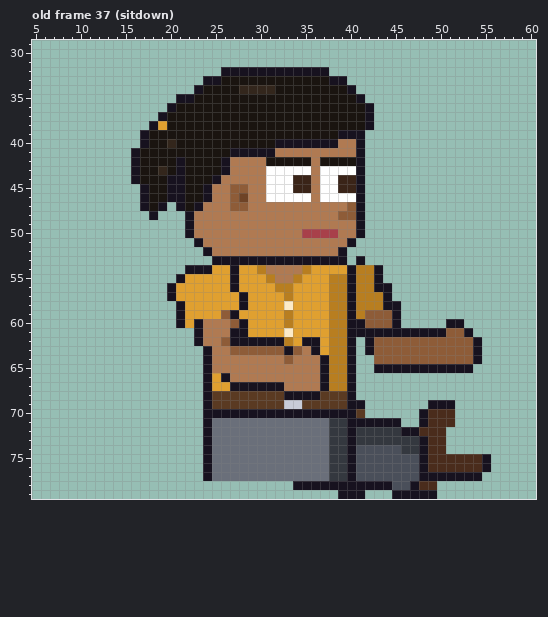
Pixel-art file, stored at sprites/clients/client_foreman_a_right_anim.aseprite. Above: the version before the commit.
64x80 pixels, 85 frames. Colours within 5 levels of each other are drawn and written as one. Shown: old frame 37 (sitdown): x 5..60, y 29..79. The commit also changed other frames, which this record leaves out.
The result:
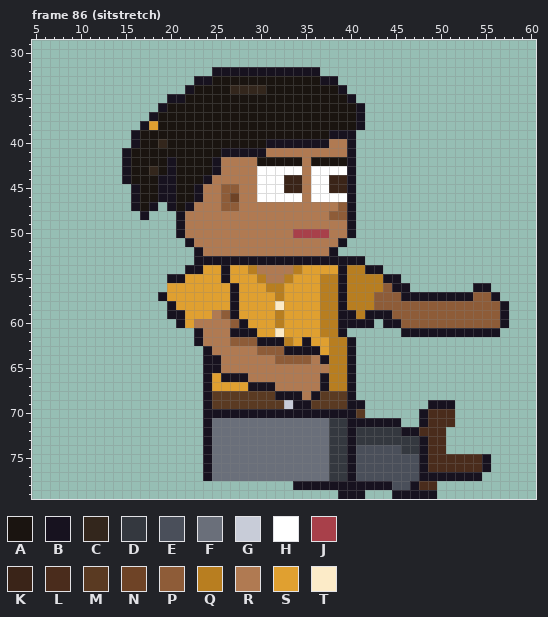
Palette (. is transparent): A #1a1410  B #17121f  C #33261c  D #34383f  E #4a4f5a  F #6a6f7a  G #c8ccd8  H #ffffff  J #a8404a  K #3a2418  L #4a2c1c  M #5a3a22  N #6e4326  P #8e5c38  Q #b87e20  R #b07a52  S #e0a030  T #fcebc8
A new or re-ordered frame is compared with the old frame closest to it.
Change:
frames 85 -> 123
--- frame 86 (sitstretch) is new; against old frame 37 (sitdown)
@@ x 5..60 @@
 31 ........................................................
-32 .....................BBBBBBBBBBBB.......................
-33 ...................BBAAAAAAAAAAAABB.....................
-34 ..................BAAAACCCCAAAAAAAAB....................
-35 ................BBAAAAAAAAAAAAAAAAAAB...................
-36 ...............BAAAAAAAAAAAAAAAAAAAAAB..................
-37 ..............BAAAAAAAAAAAAAAAAAAAAAAB..................
-38 .............BSAAAAAAAAAAAAAAAAAAAAAAB..................
-39 ............BAAAAAAAAAAAAAAAAAAAAABBB...................
-40 ............BAACAAAAAAAAAAABBBBBBBRRB...................
-41 ...........BAAAAAAAAAABBBBBRRRRRRRRRB...................
-42 ...........BAAAABAAAABRRRRAAAAARAAAAB...................
-43 ...........BAACABAAAABRRRRHHHHHRHHHHB...................
-44 ...........BAAABBAAABRRRRRHHHKKRHHKKB...................
-45 ............BAABBAABRRPPRRHHHKKRHHKKB...................
-46 ............BAABBAABRRPNRRHHHHHRHHHHB...................
-47 ............BAB.BABRRRPPRRRRRRRRRRRPB...................
-48 .............B...BRRRRRRRRRRRRRRRRPPB...................
-49 .................BRRRRRRRRRRRRRRRRRRB...................
-50 .................BRRRRRRRRRRRRJJJJRRB...................
-51 ..................BRRRRRRRRRRRRRRRRB....................
-52 ...................BRRRRRRRRRRRRRRB.....................
-53 ....................BBBBBBBBBBBBBBB.B...................
-54 .................BBBSSBSSQRRRRQSSSSBQQB.................
-55 ................BSSSSSBSSSQRRQSSSQQBQQB.................
-56 ...............BSSSSSSBSSSSQQSSSSQQBQQBB................
-57 ...............BSSSSSSSBSSSSQSSSSQQBQQQB................
-58 ................BSSSSSSBSSSSTSSSSQQBQQQBB...............
-59 ................BSSSSPBSSSSSQSSSSQQBQPPPB...............
-60 ................BSBRRRPBSSSSQSSSSQQBBPPPB.....BB........
-61 ..................BRRRBBSSSSTSSSSQQBBBBBBBBBBBPPB.......
-62 ..................BRRPBBBBBBQSBBSQQB.BPPPPPPPPPPPB......
-63 ...................BRRPPPPPPBPRBSQQB.BPPPPPPPPPPPB......
-64 ...................BRRRRRRRRPRRRBQQB..PPPPPPPPPPPB......
-65 ...................BRRRRRRRRRRRRBQQB..BBBBBBBBBBB.......
-66 ...................BSBRRRRRRRRRRBQQB....................
-67 ...................BSSBBBBBBRRRRBQQB....................
-68 ...................BMMMMMMMMBBBBMMMB....................
-69 ...................BMMMMMMMMGGMMMMMBB.......BBB.........
+32 ....................BBBBBBBBBBBB........................
+33 ..................BBAAAAAAAAAAAABB......................
+34 .................BAAAACCCCAAAAAAAAB.....................
+35 ...............BBAAAAAAAAAAAAAAAAAAB....................
+36 ..............BAAAAAAAAAAAAAAAAAAAAAB...................
+37 .............BAAAAAAAAAAAAAAAAAAAAAAB...................
+38 ............BSAAAAAAAAAAAAAAAAAAAAAAB...................
+39 ...........BAAAAAAAAAAAAAAAAAAAAABBB....................
+40 ...........BAACAAAAAAAAAAABBBBBBBRRB....................
+41 ..........BAAAAAAAAAABBBBBRRRRRRRRRB....................
+42 ..........BAAAABAAAABRRRRAAAAARAAAAB....................
+43 ..........BAACABAAAABRRRRHHHHHRHHHHB....................
+44 ..........BAAABBAAABRRRRRHHHKKRHHKKB....................
+45 ...........BAABBAABRRPPRRHHHKKRHHKKB....................
+46 ...........BAABBAABRRPNRRHHHHHRHHHHB....................
+47 ...........BAB.BABRRRPPRRRRRRRRRRRPB....................
+48 ............B...BRRRRRRRRRRRRRRRRPPB....................
+49 ................BRRRRRRRRRRRRRRRRRRB....................
+50 ................BRRRRRRRRRRRRJJJJRRB....................
+51 .................BRRRRRRRRRRRRRRRRB.....................
+52 ..................BRRRRRRRRRRRRRRB......................
+53 ..................BBBBBBBBBBBBBBBBBBB...................
+54 .................BBSSBSSQRRRRQSSSSBQQBB.................
+55 ...............BBSSSSBSSSQRRQSSSQQBQQQQBB...............
+56 ...............SSSSSSSBSSSQQSSSSQQBQQQQPBB.......BB.....
+57 ..............BSSSSSSSBSSSSQSSSSQQBQQQPPPBBBBBBBBPPB....
+58 ...............BSSSSSSBSSSSTSSSSQQBQQQPPPPPPPPPPPPPPB...
+59 ...............BBSSSRPBSSSSQSSSSQQBBQBBBPPPPPPPPPPPPB...
+60 ................BSRRRRPBSSSQSSSSQQBBBB.BBPPPPPPPPPPPB...
+61 ..................BRRRBBBSSTSSSSQQB......BBBBBBBBBBB....
+62 ..................BRRRPPPBBBQSBSSQQB....................
+63 ...................BRRRRRPPPBBBBSQQB....................
+64 ...................BBRRRRRRPPPPRBQQB....................
+65 ...................BBRRRRRRRRRRRRQQB....................
+66 ...................BSBBBRRRRRRRRBQQB....................
+67 ...................BSSSSBBBRRRRRBQQB....................
+68 ...................BMMMMMMMBBBRBMMMB....................
+69 ...................BMMMMMMMMGBBMMMMBB.......BBB.........
 70 ...................BBBBBBBBBBBBBBBBBM......BLLL.........
Changed places in both pictures, as pixel boxes (x1, y1, x2, y2):
changed: (122, 67, 509, 409)
